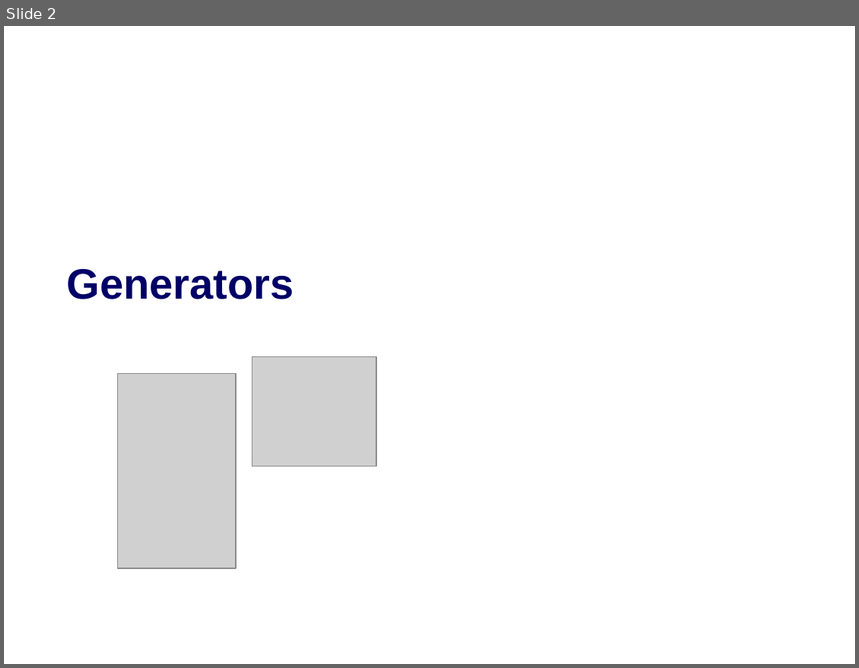
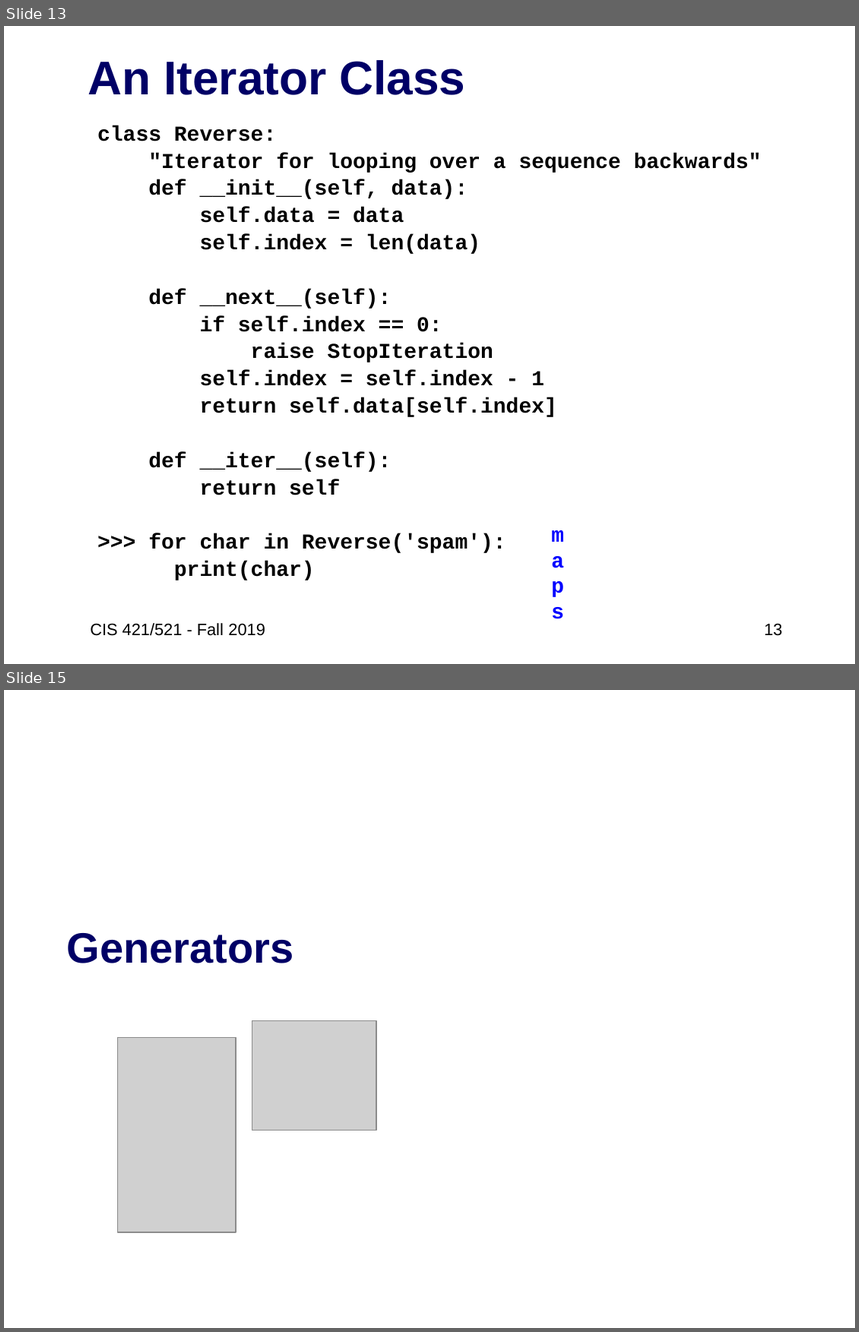
Before and after one commit to artificial-intelligence-class/artificial-intelligence-class.github.io, a slide deck: assets/slides/02-Python3-review2.pptx. Shown one above the other, each under a label of ours: slide 2 before the commit, slides 13 and 15 after it; the slides between them are not shown. The pictures are 859x668 and 859x1332 pixels, drawn with LibreOffice and Linux fonts; fonts in the diff are those of the drawing; grey boxes stand for pictures. Boxes give left, top, right and bottom in pixels: in the first picture for what was removed or moved away, otherwise in the second. Text is boxed around its words. In the diff, an @@ line names an element or a change of style, - is before the commit and + after.

```diff
--- a/assets/slides/02-Python3-review2.pptx
+++ b/assets/slides/02-Python3-review2.pptx
@@ slide 13 added at (x1=4, y1=26, x2=855, y2=664), background #FFFFFF @@
@@ title added at (x1=88, y1=60, x2=466, y2=95), 40 pt, text #000066, bold @@
+An Iterator Class
@@ text added at (x1=97, y1=126, x2=762, y2=581), 18 pt, text #000000, bold @@
+class Reverse:
+"Iterator for looping over a sequence backwards"
+def __init__(self, data):
+self.data = data
+self.index = len(data)
+def __next__(self):
+if self.index == 0:
+raise StopIteration
+self.index = self.index - 1
+return self.data[self.index]
+def __iter__(self):
+return self
+>>> for char in Reverse('spam'):
+print(char)
@@ text added at (x1=551, y1=531, x2=564, y2=620), 18 pt, text #0000FF, bold @@
+m
+a
+p
+s
@@ text added at (x1=90, y1=623, x2=265, y2=636), 14 pt, text #000000 @@
+CIS 421/521 - Fall 2019
@@ page number added at (x1=764, y1=623, x2=782, y2=636), 14 pt, text #000000 @@
+13
@@ what was slide 2 is now slide 15 @@
```
Also in this commit, not shown: 8 slides changed, 13 other slides added, 1 other file.
